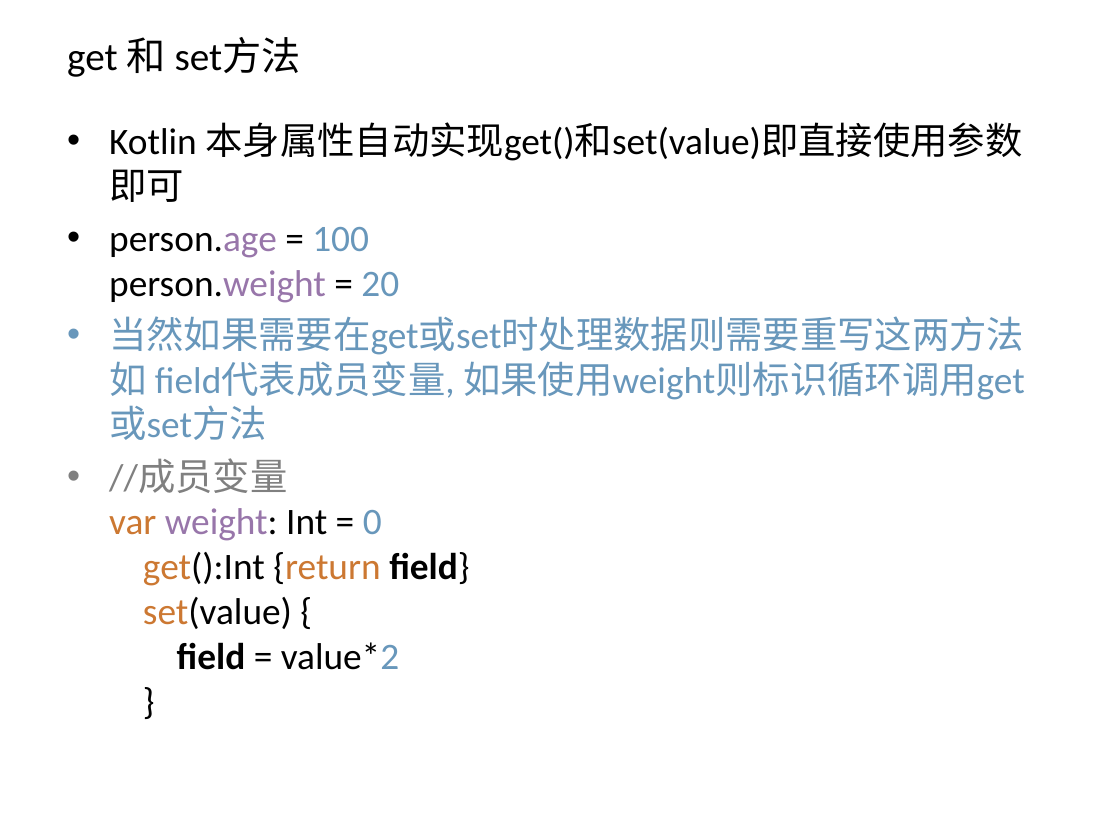
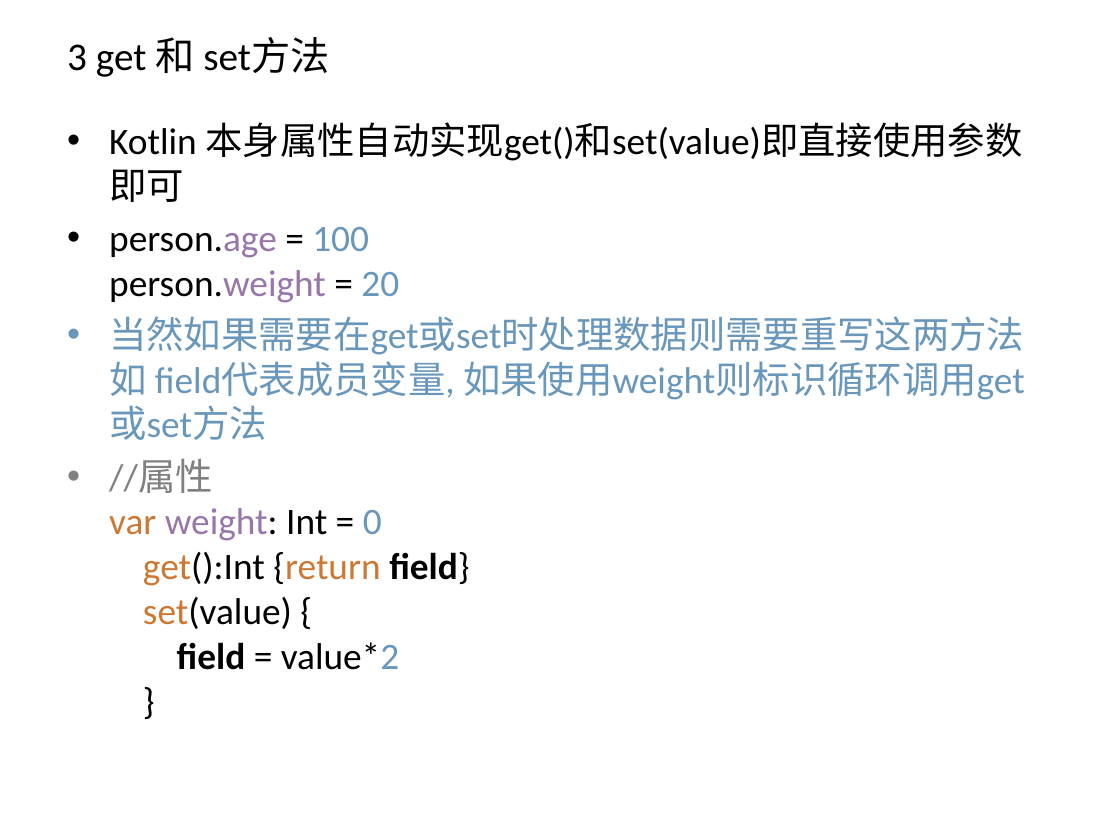
Before and after one commit to zxf2871/KotlinStudy, a slide deck: slide 15 of Kotlin初探.pptx (slide 11 before the commit). Drawn at 1120x840 pixels with LibreOffice and Linux fonts; fonts in the diff are those of the drawing. Boxes give left, top, right and bottom in pixels: in the first picture for what was removed or moved away, otherwise in the second. Text is boxed around its words. In the diff, an @@ line names an element or a change of style, - is before the commit and + after.

```diff
--- a/Kotlin初探.pptx
+++ b/Kotlin初探.pptx
@@ title at (67,37,329,77): text changed @@
-get 和 set方法
+3 get 和 set方法
@@ text at (109,459,469,670): text changed @@
-• //成员变量
-  var weight: Int = 0
-  get():Int {return field}
-  set(value) {
-  field = value*2
-  }
+• //属性
+  var weight: Int = 0
+  get():Int {return field}
+  set(value) {
+  field = value*2
+  }
```
Also in this commit, not shown: 24 other slides changed, 6 slides added, 5 slides removed, 6 other files.
